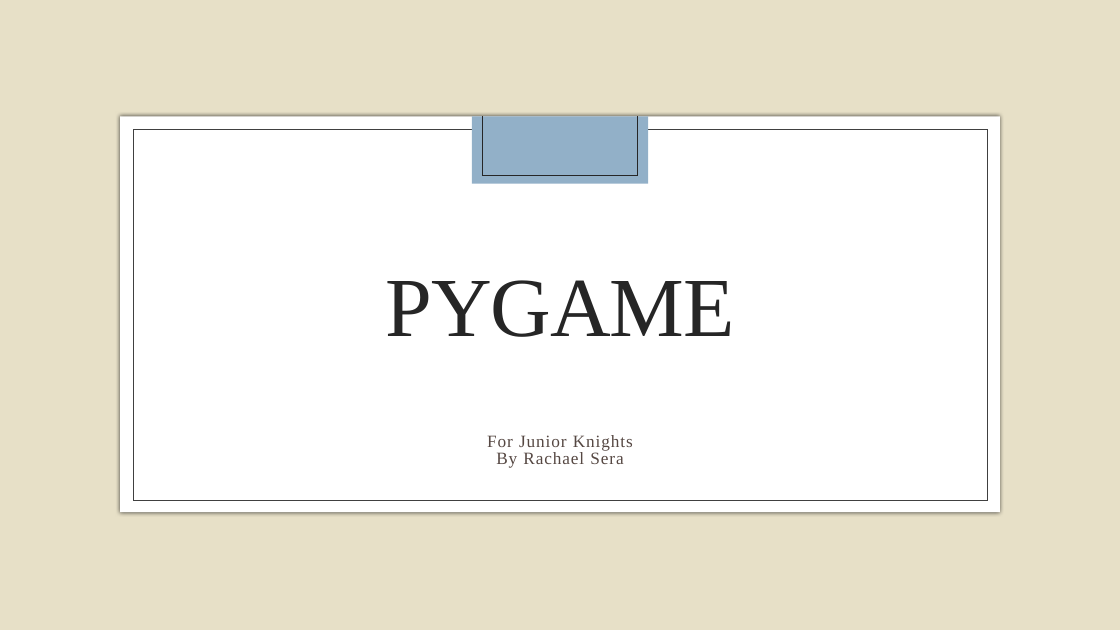
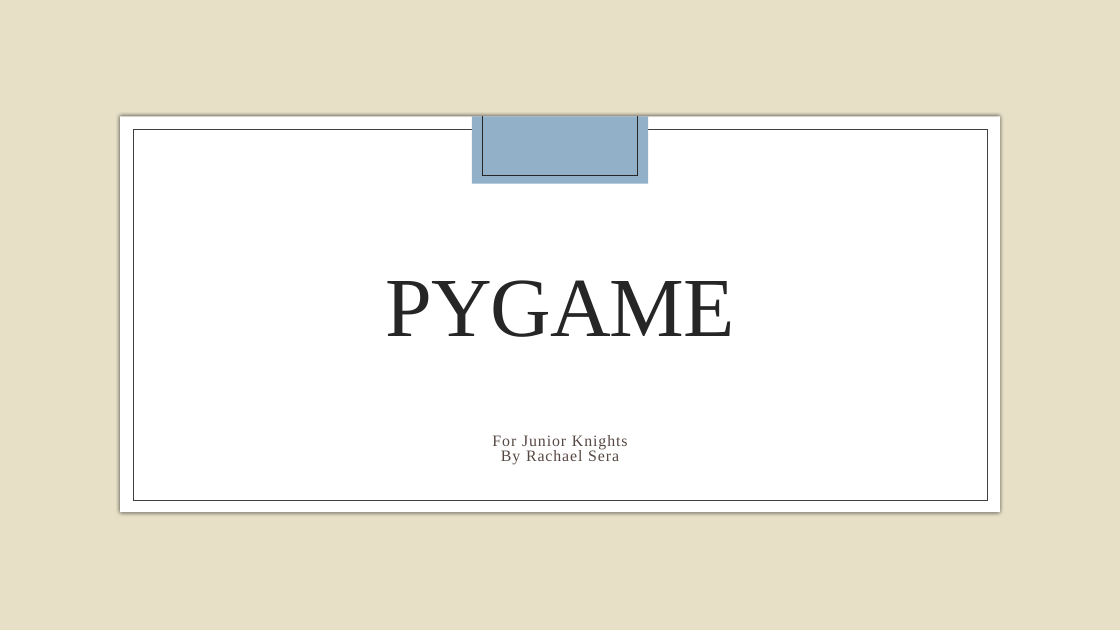
Before and after one commit to rsera/Junior-Knights, a slide deck: slide 1 of Python Pygame Day 1.pptx. Drawn at 1120x630 pixels with LibreOffice and Linux fonts; fonts in the diff are those of the drawing; background and template pictures are left out. Boxes give left, top, right and bottom in pixels: in the first picture for what was removed or moved away, otherwise in the second. Text is boxed around its words. In the diff, an @@ line names an element or a change of style, - is before the commit and + after.

Commit message:
pygame file movement

```diff
--- a/Python Pygame Day 1.pptx
+++ b/Python Pygame Day 1.pptx
@@ subtitle "For Junior Knights" at (492,435,628,465): size 14.8 to 13.6 pt @@
```
Also in this commit, not shown: 5 other slides changed, 6 other files.
